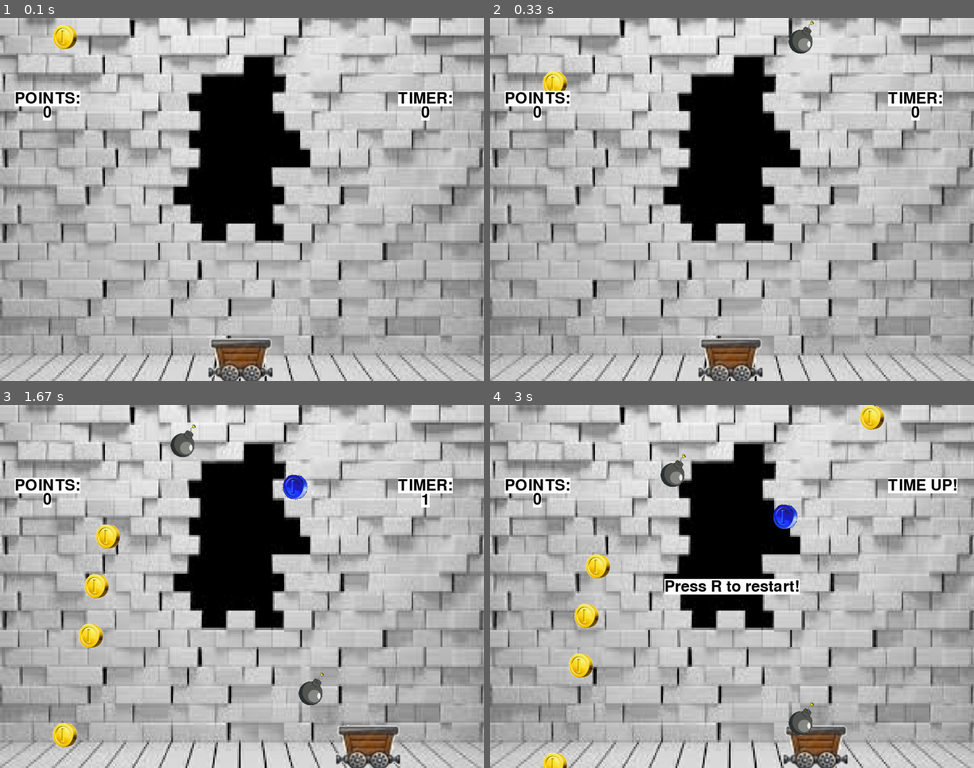
Above: before the commit, frames 1-4 (two rows, left to right).
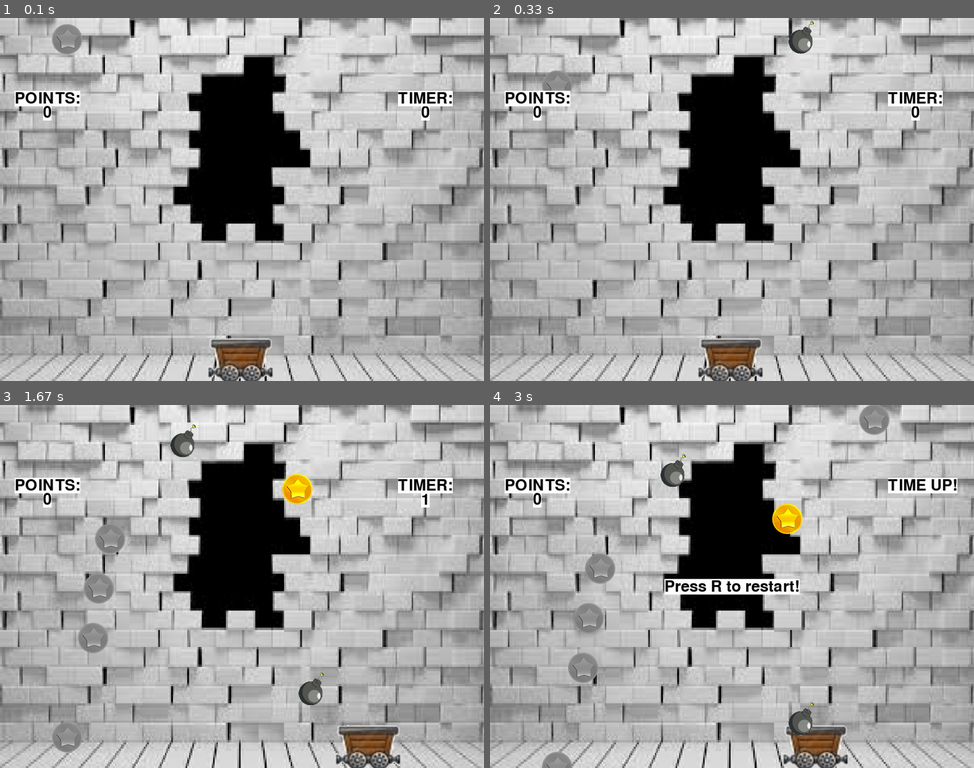
Above: after the commit, the same moments.

Repository: vineetjc/pygame-Coin-Fall-
Game: pygame game, started from main.py
Same seed, same stepped clock (60 frames per second), same inputs: the game is played once before the commit and once after it.
Inputs:
- Up to frame 1 (0.1 s): no input
- Up to frame 2 (0.33 s): no input
- Up to frame 3 (1.67 s): hold Right 0.33-0.8 s; hold Right 0.83-1.3 s; hold Left from 1.33 s (still down)
- Up to frame 4 (3 s): release Left at 1.87 s

The runs differ from the first frame. In frame 1, 0.4% of the frame differs, in the area x 10-17%, y 1-11%; in frame 2, 0.3%; in frame 3, 2.0%; in frame 4, 2.2%, in the area x 10-83%, y 0-100%.

Commit message:
sprite size change

Diff:
--- a/src/bomb.py
+++ b/src/bomb.py
@@ -7,4 +7,5 @@
 class Bomb(Coin):
     def __init__(self, res, size):
         Coin.__init__(self, res, size)
+        self.images = []
         self.image = res.bomb
--- a/src/coin.py
+++ b/src/coin.py
@@ -2,6 +2,7 @@
 # Coin class
 ################
 import random
+
 
 class Coin():
     def __init__(self, res, size):
@@ -15,6 +16,9 @@
 
     def draw(self, surface):
         try:
-            surface.blit(self.image, (self.x, self.y))
+            if len(self.images) == 0:
+                surface.blit(self.image, (self.x, self.y))
+            else:
+                surface.blit(self.images[0], (self.x, self.y))
         except AttributeError:
             pass
--- a/src/resources.py
+++ b/src/resources.py
@@ -28,19 +28,19 @@
         # load images for animation
 
         self.gold_coin_images = [
-            pygame.image.load('Images/GoldCoinAnimation/coin1.png').convert(),
-            pygame.image.load('Images/GoldCoinAnimation/coin2.png').convert(),
-            pygame.image.load('Images/GoldCoinAnimation/coin3.png').convert(),
-            pygame.image.load('Images/GoldCoinAnimation/coin4.png').convert(),
-            pygame.image.load('Images/GoldCoinAnimation/coin5.png').convert(),
-            pygame.image.load('Images/GoldCoinAnimation/coin6.png').convert()
+            pygame.image.load('Images/GoldCoinAnimation/coin1.png').convert_alpha(),
+            pygame.image.load('Images/GoldCoinAnimation/coin2.png').convert_alpha(),
+            pygame.image.load('Images/GoldCoinAnimation/coin3.png').convert_alpha(),
+            pygame.image.load('Images/GoldCoinAnimation/coin4.png').convert_alpha(),
+            pygame.image.load('Images/GoldCoinAnimation/coin5.png').convert_alpha(),
+            pygame.image.load('Images/GoldCoinAnimation/coin6.png').convert_alpha()
         ]
 
         self.silver_coin_images = [
-            pygame.image.load('Images/SilverCoinAnimation/coin1.png').convert(),
-            pygame.image.load('Images/SilverCoinAnimation/coin2.png').convert(),
-            pygame.image.load('Images/SilverCoinAnimation/coin3.png').convert(),
-            pygame.image.load('Images/SilverCoinAnimation/coin4.png').convert(),
-            pygame.image.load('Images/SilverCoinAnimation/coin5.png').convert(),
-            pygame.image.load('Images/SilverCoinAnimation/coin6.png').convert()
+            pygame.image.load('Images/SilverCoinAnimation/coin1.png').convert_alpha(),
+            pygame.image.load('Images/SilverCoinAnimation/coin2.png').convert_alpha(),
+            pygame.image.load('Images/SilverCoinAnimation/coin3.png').convert_alpha(),
+            pygame.image.load('Images/SilverCoinAnimation/coin4.png').convert_alpha(),
+            pygame.image.load('Images/SilverCoinAnimation/coin5.png').convert_alpha(),
+            pygame.image.load('Images/SilverCoinAnimation/coin6.png').convert_alpha()
         ]
Binary file changed: Images/GoldCoinAnimation/coin1.png
Binary file changed: Images/GoldCoinAnimation/coin2.png
Binary file changed: Images/GoldCoinAnimation/coin3.png
Binary file changed: Images/GoldCoinAnimation/coin4.png
Binary file changed: Images/GoldCoinAnimation/coin5.png
Binary file changed: Images/GoldCoinAnimation/coin6.png
Binary file changed: Images/SilverCoinAnimation/coin1.png
Binary file changed: Images/SilverCoinAnimation/coin2.png
Binary file changed: Images/SilverCoinAnimation/coin3.png
Binary file changed: Images/SilverCoinAnimation/coin4.png
Binary file changed: Images/SilverCoinAnimation/coin5.png
Binary file changed: Images/SilverCoinAnimation/coin6.png
